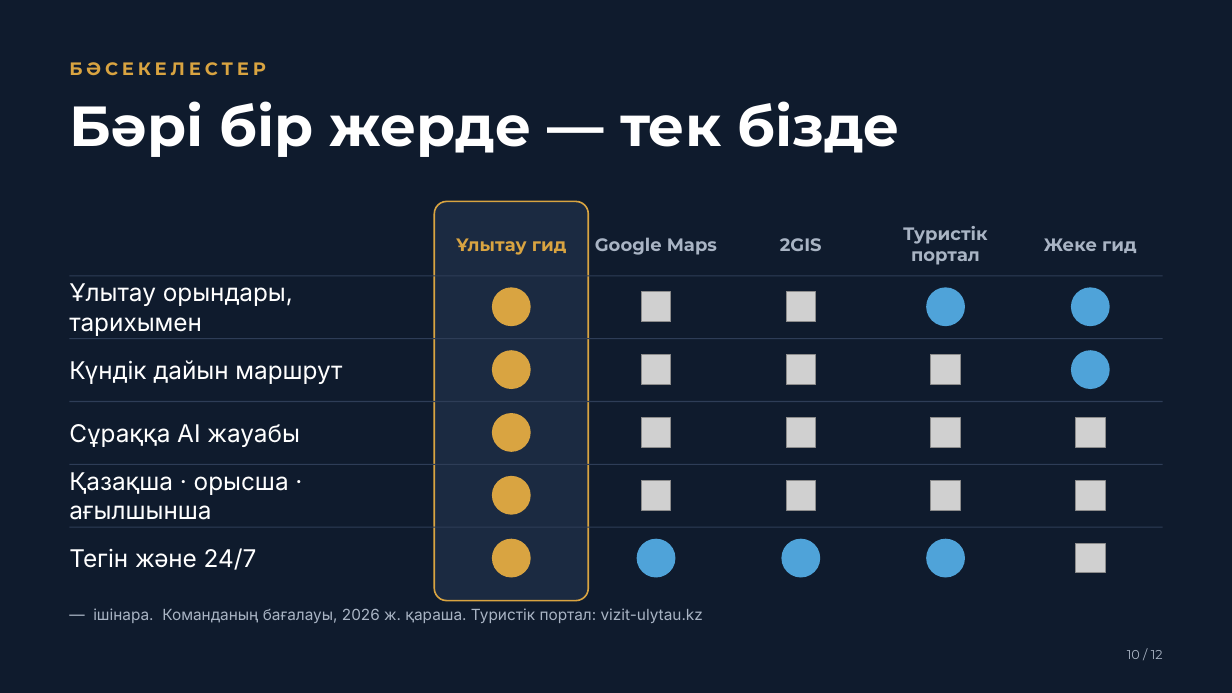
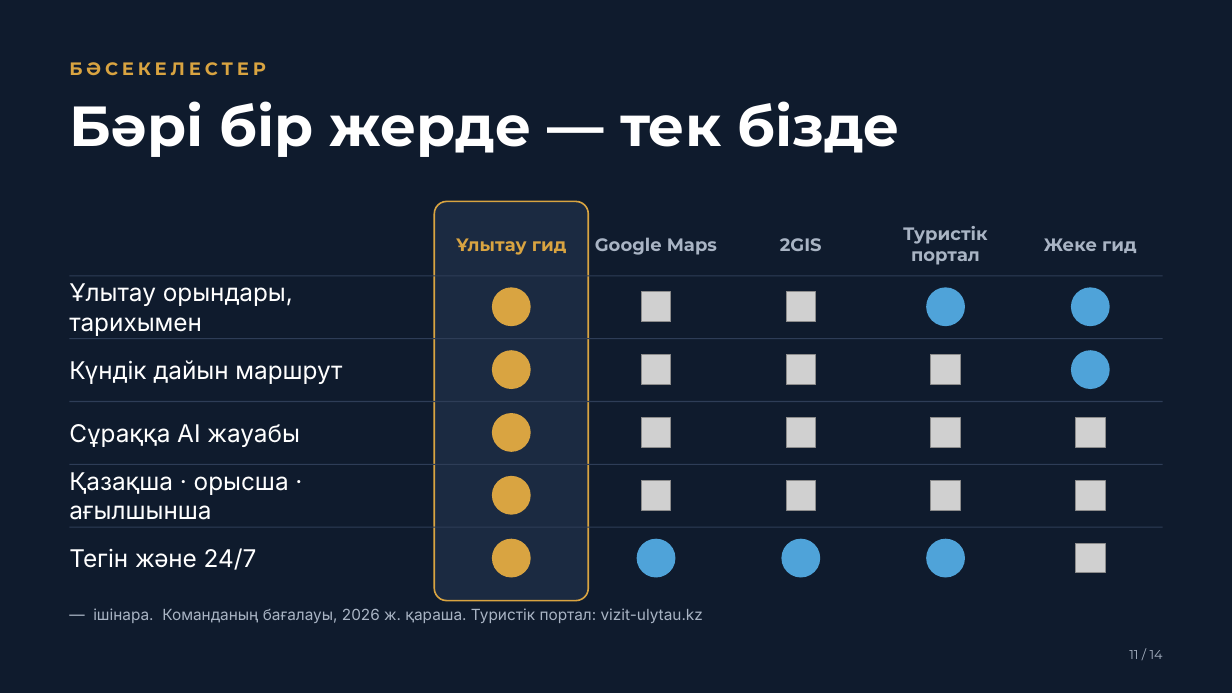
Before and after one commit to serikbayde/Ulytau-guide, a slide deck: slide 11 of pitch/Ulytau_Gid_Pitch.pptx (slide 10 before the commit). Drawn at 1232x693 pixels with LibreOffice and Linux fonts; fonts in the diff are those of the drawing; grey boxes stand for pictures; background and template pictures are left out. Boxes give left, top, right and bottom in pixels: in the first picture for what was removed or moved away, otherwise in the second. Text is boxed around its words. In the diff, an @@ line names an element or a change of style, - is before the commit and + after.

```diff
--- a/pitch/Ulytau_Gid_Pitch.pptx
+++ b/pitch/Ulytau_Gid_Pitch.pptx
@@ text at [1129,650,1163,659]: text changed @@
-10 / 12
+11 / 14
```
Also in this commit, not shown: 10 other slides changed, 2 slides added, 35 other files.
